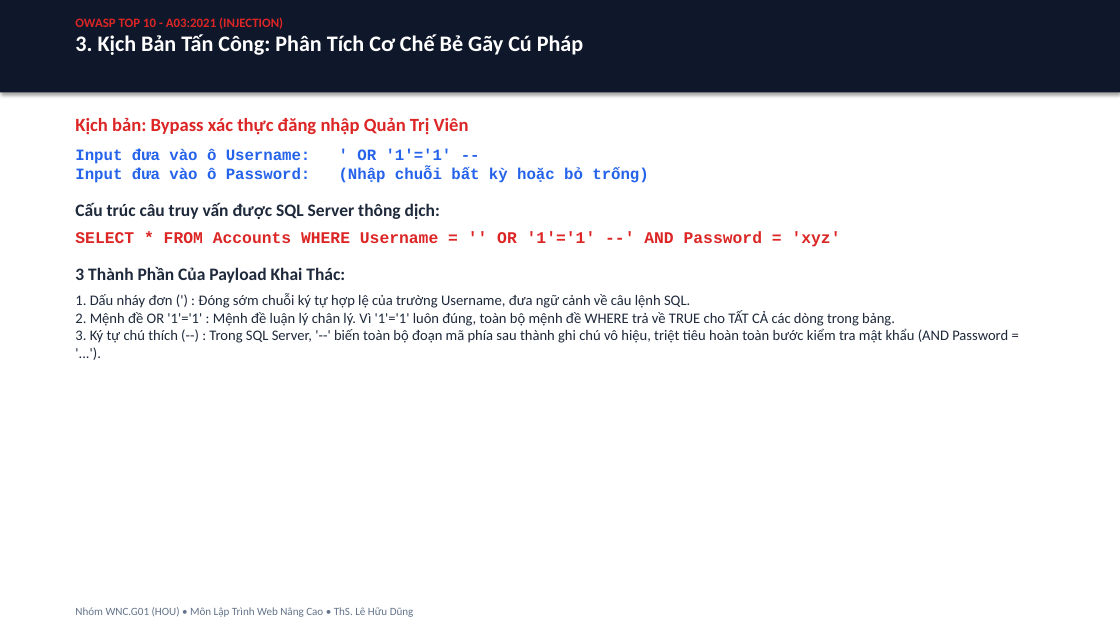
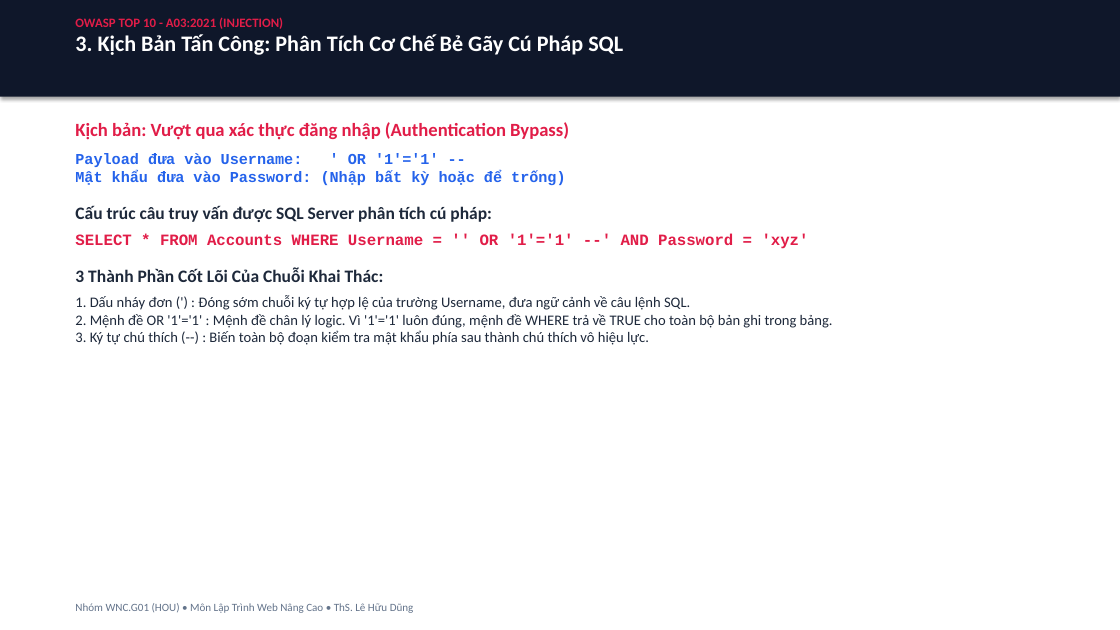
Before and after one commit to hocjsoo/OWASP_Demo, a slide deck: slide 4 of Slide_OWASP_SQL_Injection.pptx. Drawn at 1120x630 pixels with LibreOffice and Linux fonts; fonts in the diff are those of the drawing. Boxes give left, top, right and bottom in pixels: in the first picture for what was removed or moved away, otherwise in the second. Text is boxed around its words. In the diff, an @@ line names an element or a change of style, - is before the commit and + after.

```diff
--- a/Slide_OWASP_SQL_Injection.pptx
+++ b/Slide_OWASP_SQL_Injection.pptx
@@ rectangle: place and size @@
-rectangle at [0, 0, 1120, 92]
+rectangle at [0, 0, 1120, 97]
@@ text at [75, 17, 283, 29]: text colour #DC2626 to #E11D48 in "OWASP TOP 10 - A03:2021 (INJECTION)" @@
@@ text at [75, 34, 623, 55]: text changed @@
-3. Kịch Bản Tấn Công: Phân Tích Cơ Chế Bẻ Gãy Cú Pháp
+3. Kịch Bản Tấn Công: Phân Tích Cơ Chế Bẻ Gãy Cú Pháp SQL
@@ text at [75, 122, 569, 222]: text changed; size 13.5 to 13 pt; font Courier New to Calibri @@
-Kịch bản: Bypass xác thực đăng nhập Quản Trị Viên
-Input đưa vào ô Username: ' OR '1'='1' --
-Input đưa vào ô Password: (Nhập chuỗi bất kỳ hoặc bỏ trống)
-Cấu trúc câu truy vấn được SQL Server thông dịch:
+Kịch bản: Vượt qua xác thực đăng nhập (Authentication Bypass)
+Payload đưa vào Username: ' OR '1'='1' --
+Mật khẩu đưa vào Password: (Nhập bất kỳ hoặc để trống)
+Cấu trúc câu truy vấn được SQL Server phân tích cú pháp:
@@ text at [75, 234, 809, 249]: size 14 to 13.5 pt, text colour #DC2626 to #E11D48 in "SELECT * FROM Accounts WHERE Username = ..." @@
@@ text at [75, 268, 833, 345]: text changed @@
-3 Thành Phần Của Payload Khai Thác:
-1. Dấu nháy đơn (') : Đóng sớm chuỗi ký tự hợp lệ của trường Username, đưa ngữ cảnh về câu lệnh SQL.
-2. Mệnh đề OR '1'='1' : Mệnh đề luận lý chân lý. Vì '1'='1' luôn đúng, toàn bộ mệnh đề WHERE trả về TRUE cho TẤT CẢ các dòng trong bảng.
-3. Ký tự chú thích (--) : Trong SQL Server, '--' biến toàn bộ đoạn mã phía sau thành ghi chú vô hiệu, triệt tiêu hoàn toàn bước kiểm tra mật khẩu (AND Password = '...').
+3 Thành Phần Cốt Lõi Của Chuỗi Khai Thác:
+1. Dấu nháy đơn (') : Đóng sớm chuỗi ký tự hợp lệ của trường Username, đưa ngữ cảnh về câu lệnh SQL.
+2. Mệnh đề OR '1'='1' : Mệnh đề chân lý logic. Vì '1'='1' luôn đúng, mệnh đề WHERE trả về TRUE cho toàn bộ bản ghi trong bảng.
+3. Ký tự chú thích (--) : Biến toàn bộ đoạn kiểm tra mật khẩu phía sau thành chú thích vô hiệu lực.
@@ text "Nhóm WNC.G01 (HOU) • Môn ...": place and size @@
-text "Nhóm WNC.G01 (HOU) • Môn ..." at [75, 607, 414, 617]
+text "Nhóm WNC.G01 (HOU) • Môn ..." at [75, 603, 414, 613]
```
Also in this commit, not shown: 5 other slides changed, 2 slides added, 3 slides removed, 2 other files.
